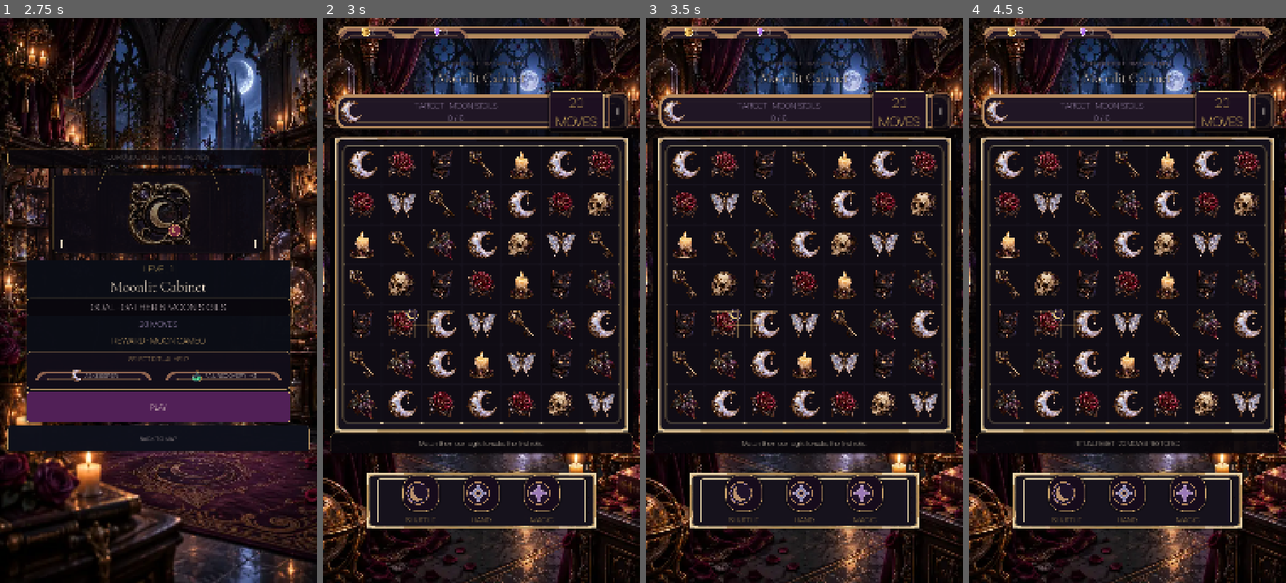
Above: before the commit, frames 1-4 (left to right).
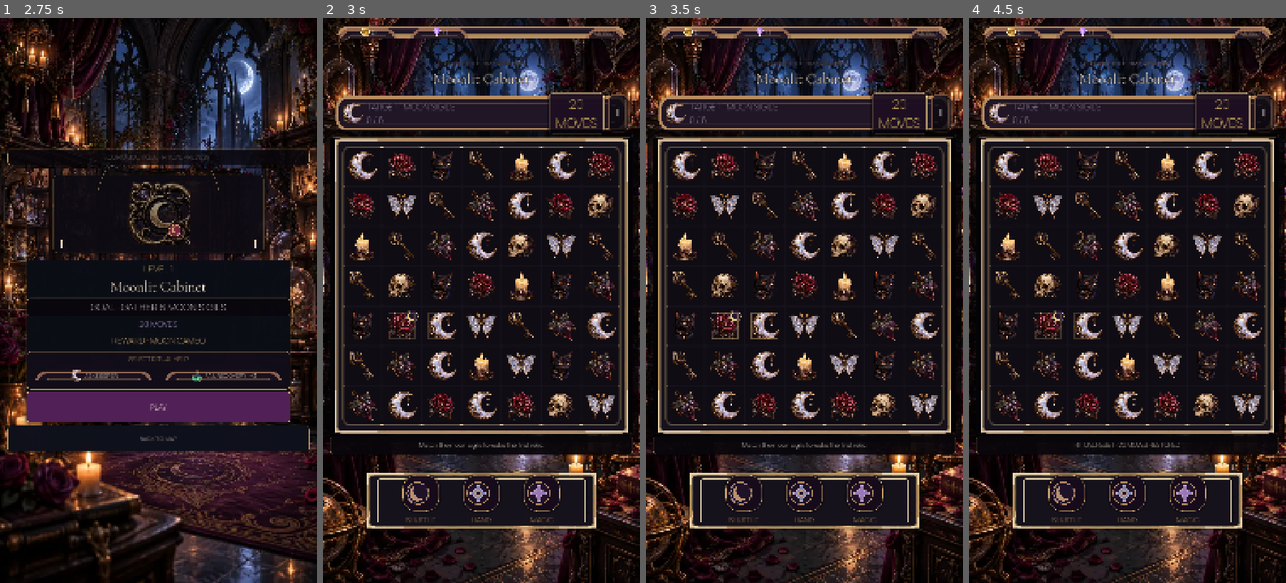
Above: after the commit, the same moments.

Repository: Jay-prodesign/akilta-match3
Game: Godot game, scene res://src/app/app_bootstrap.tscn
Two runs of this game, one before a commit and one after it. Both use one fixed random seed, a clock stepped at 60 frames per second and the inputs below.
Inputs:
- Up to frame 1 (2.75 s): click "ENTER THE HOUSE" at 0.5 s; click "PLAY LEVEL 1" at 1.25 s; click "1" at 2 s
- Up to frame 2 (3 s): click "PLAY" at 2.75 s
- Up to frame 3 (3.5 s): no input
- Up to frame 4 (4.5 s): click "Ⅱ" at 3.5 s; click "RESTART LEVEL" at 4.25 s

Frame 1 is identical in both runs. In frame 2, 14% of the frame differs, in the area x 1-99%, y 1-78%; in frame 3, 14%; in frame 4, 14%.

Commit message:
Strengthen final gameplay HUD readability

Diff:
--- a/src/ui/gameplay/gameplay_screen.tscn
+++ b/src/ui/gameplay/gameplay_screen.tscn
@@ -325,7 +325,7 @@
 [node name="CoinResource" type="Label" parent="ResourceBar/Resources/CoinChip/Content"]
 layout_mode = 2
 theme_override_colors/font_color = Color(0.96, 0.9, 0.83, 1)
-theme_override_font_sizes/font_size = 24
+theme_override_font_sizes/font_size = 26
 text = "0"
 
 [node name="GemChip" type="PanelContainer" parent="ResourceBar/Resources"]
@@ -349,7 +349,7 @@
 [node name="GemResource" type="Label" parent="ResourceBar/Resources/GemChip/Content"]
 layout_mode = 2
 theme_override_colors/font_color = Color(0.96, 0.9, 0.83, 1)
-theme_override_font_sizes/font_size = 24
+theme_override_font_sizes/font_size = 26
 text = "0"
 
 [node name="ResourceSpacer" type="Control" parent="ResourceBar/Resources"]
@@ -397,8 +397,8 @@
 layout_mode = 2
 theme_override_colors/font_color = Color(0.975, 0.91, 0.79, 1)
 theme_override_colors/font_outline_color = Color(0.035, 0.025, 0.045, 0.95)
-theme_override_constants/outline_size = 6
-theme_override_font_sizes/font_size = 46
+theme_override_constants/outline_size = 7
+theme_override_font_sizes/font_size = 50
 text = "Moonlit Cabinet"
 horizontal_alignment = 1
 
@@ -413,11 +413,11 @@
 
 
 [node name="LeftInset" type="Control" parent="Layout/HUDPlate/HUD"]
-custom_minimum_size = Vector2(8, 0)
+custom_minimum_size = Vector2(18, 0)
 layout_mode = 2
 
 [node name="ObjectiveIcon" type="TextureRect" parent="Layout/HUDPlate/HUD"]
-custom_minimum_size = Vector2(88, 88)
+custom_minimum_size = Vector2(82, 82)
 layout_mode = 2
 mouse_filter = 2
 expand_mode = 1
@@ -427,12 +427,12 @@
 custom_minimum_size = Vector2(0, 120)
 layout_mode = 2
 size_flags_horizontal = 3
-theme_override_colors/font_color = Color(0.86, 0.77, 0.93, 1)
+theme_override_colors/font_color = Color(0.97, 0.90, 0.79, 1)
 theme_override_colors/font_outline_color = Color(0.03, 0.02, 0.04, 0.92)
-theme_override_constants/outline_size = 4
-theme_override_font_sizes/font_size = 28
+theme_override_constants/outline_size = 5
+theme_override_font_sizes/font_size = 30
 text = "TARGET · MOON SIGILS\n0 / 6"
-horizontal_alignment = 1
+horizontal_alignment = 0
 vertical_alignment = 1
 
 [node name="Moves" type="Label" parent="Layout/HUDPlate/HUD"]
@@ -487,7 +487,7 @@
 theme_override_colors/font_color = Color(0.965, 0.89, 0.72, 1)
 theme_override_colors/font_outline_color = Color(0.02, 0.015, 0.025, 0.98)
 theme_override_constants/outline_size = 4
-theme_override_font_sizes/font_size = 22
+theme_override_font_sizes/font_size = 24
 theme_override_styles/normal = SubResource("HintBand")
 text = "Slide the moon sigil right. Wake the cabinet in one luminous move."
 horizontal_alignment = 1
